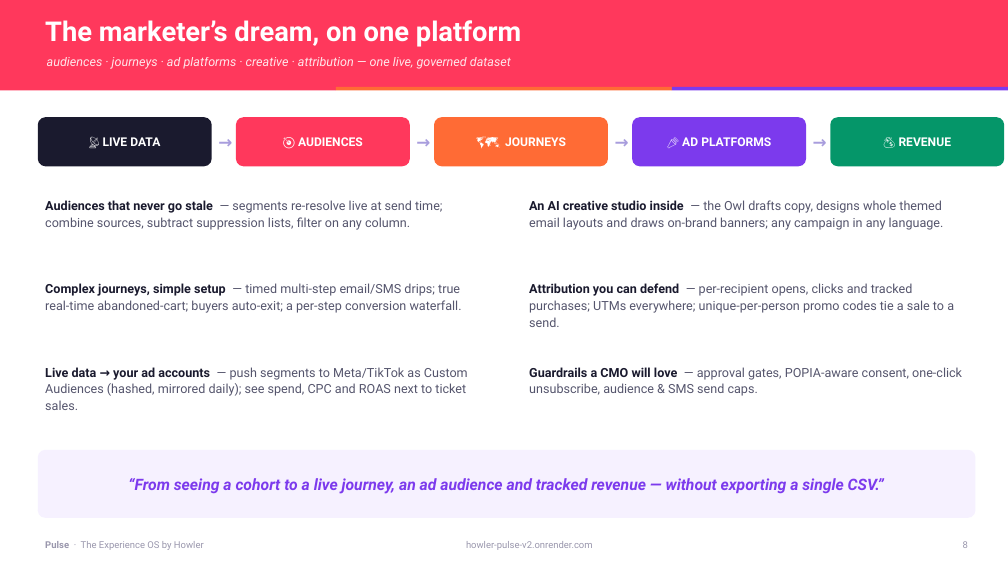
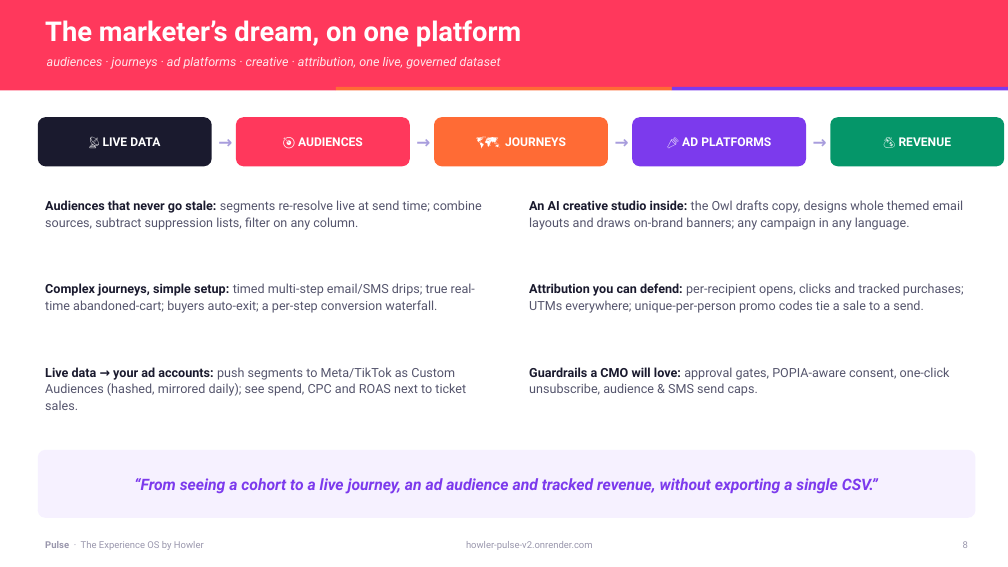
Before and after one commit to Shai-Xai/Shai-looker2, a slide deck: slide 8 of docs/sales-collateral/Pulse-Sales-Deck.pptx. Drawn at 1008x567 pixels with LibreOffice and Linux fonts; fonts in the diff are those of the drawing. Boxes give left, top, right and bottom in pixels: in the first picture for what was removed or moved away, otherwise in the second. Text is boxed around its words. In the diff, an @@ line names an element or a change of style, - is before the commit and + after.

```diff
--- a/docs/sales-collateral/Pulse-Sales-Deck.pptx
+++ b/docs/sales-collateral/Pulse-Sales-Deck.pptx
@@ text at bbox=[47, 57, 501, 69]: text changed @@
-audiences · journeys · ad platforms · creative · attribution — one live, governed dataset
+audiences · journeys · ad platforms · creative · attribution, one live, governed dataset
@@ text at bbox=[45, 200, 482, 230]: text changed @@
-Audiences that never go stale — segments re-resolve live at send time; combine sources, subtract suppression lists, filter on any column.
+Audiences that never go stale: segments re-resolve live at send time; combine sources, subtract suppression lists, filter on any column.
@@ text at bbox=[529, 200, 964, 230]: text changed @@
-An AI creative studio inside — the Owl drafts copy, designs whole themed email layouts and draws on-brand banners; any campaign in any language.
+An AI creative studio inside: the Owl drafts copy, designs whole themed email layouts and draws on-brand banners; any campaign in any language.
@@ text at bbox=[45, 283, 475, 313]: text changed @@
-Complex journeys, simple setup — timed multi-step email/SMS drips; true real-time abandoned-cart; buyers auto-exit; a per-step conversion waterfall.
+Complex journeys, simple setup: timed multi-step email/SMS drips; true real-time abandoned-cart; buyers auto-exit; a per-step conversion waterfall.
@@ text at bbox=[529, 283, 964, 313]: text changed @@
-Attribution you can defend — per-recipient opens, clicks and tracked purchases; UTMs everywhere; unique-per-person promo codes tie a sale to a send.
+Attribution you can defend: per-recipient opens, clicks and tracked purchases; UTMs everywhere; unique-per-person promo codes tie a sale to a send.
@@ text at bbox=[45, 367, 466, 410]: text changed @@
-Live data → your ad accounts — push segments to Meta/TikTok as Custom Audiences (hashed, mirrored daily); see spend, CPC and ROAS next to ticket sales.
+Live data → your ad accounts: push segments to Meta/TikTok as Custom Audiences (hashed, mirrored daily); see spend, CPC and ROAS next to ticket sales.
@@ text at bbox=[529, 367, 950, 396]: text changed @@
-Guardrails a CMO will love — approval gates, POPIA-aware consent, one-click unsubscribe, audience & SMS send caps.
+Guardrails a CMO will love: approval gates, POPIA-aware consent, one-click unsubscribe, audience & SMS send caps.
@@ text at bbox=[134, 478, 878, 494]: text changed @@
-“From seeing a cohort to a live journey, an ad audience and tracked revenue — without exporting a single CSV.”
+“From seeing a cohort to a live journey, an ad audience and tracked revenue, without exporting a single CSV.”
```
Also in this commit, not shown: 12 other slides changed, 3 other files.
